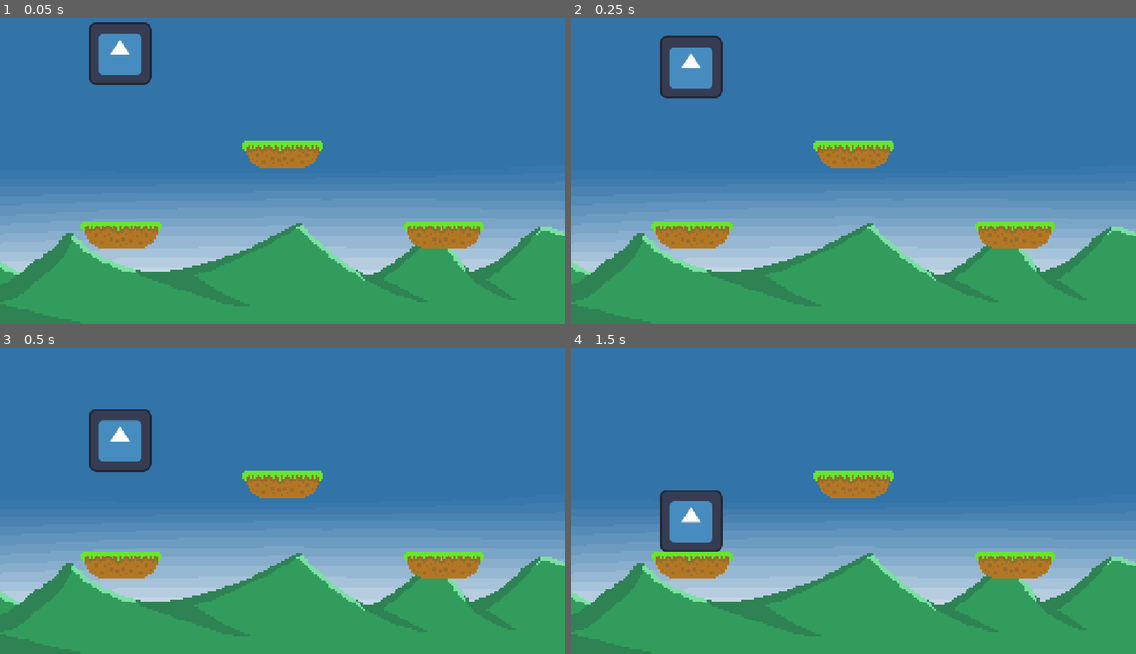
Above: before the commit, frames 1-4 (two rows, left to right).
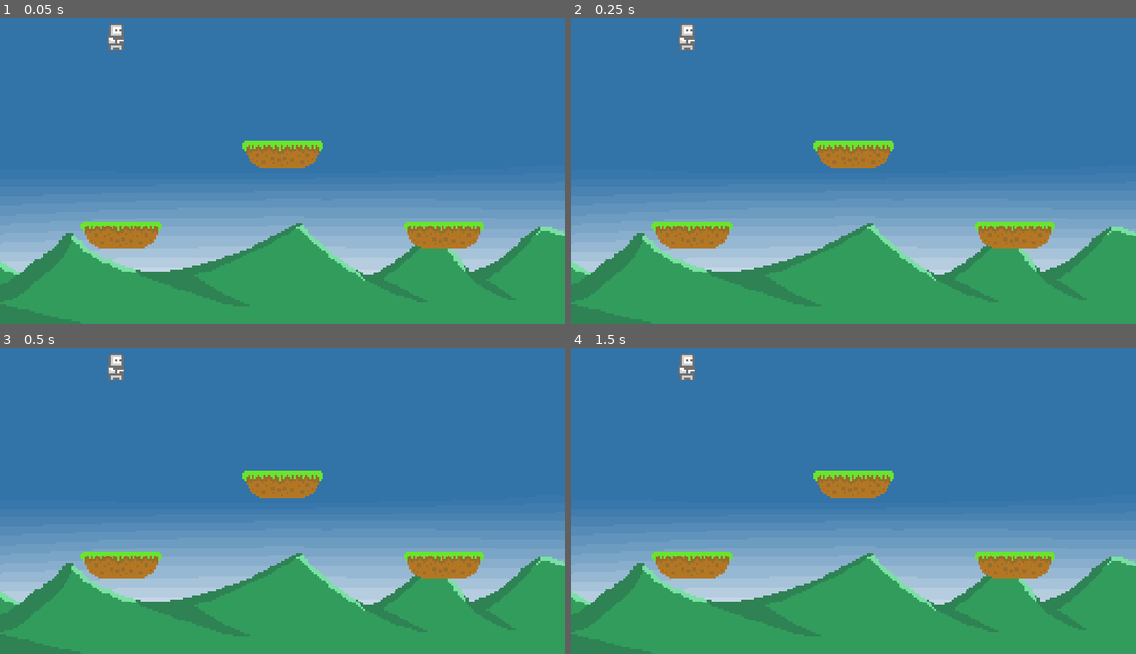
Above: after the commit, the same moments.

Repository: beltranbot/godot-multiplayer-game
Game: Godot game, scene res://Scenes/main.tscn
The game is run twice, just before and just after one commit, with the same random seed, the same clock (stepped at 60 frames per second) and the same inputs. The project has no main scene, so this scene is started directly. The engine's default icon, where the game draws it, is replaced by a stand-in: a white triangle on a blue panel in a dark square.
Inputs:
- Up to frame 1 (0.05 s): no input
- Up to frame 2 (0.25 s): no input
- Up to frame 3 (0.5 s): no input
- Up to frame 4 (1.5 s): tap Enter at 1.25 s

The runs differ from the first frame. In frame 1, 2.2% of the frame differs, in the area x 15-27%, y 1-22%; in frame 2, 2.3%; in frame 3, 2.4%, in the area x 15-27%, y 1-41%; in frame 4, 1.8%.

Commit message:
added player node

Diff:
--- a/Scenes/main.tscn
+++ b/Scenes/main.tscn
@@ -1,8 +1,8 @@
-[gd_scene load_steps=7 format=4 uid="uid://d27aylsohcuxb"]
+[gd_scene load_steps=6 format=4 uid="uid://d27aylsohcuxb"]
 
 [ext_resource type="PackedScene" uid="uid://tmfcc4cfnq2x" path="res://Scenes/background.tscn" id="1_8gbba"]
 [ext_resource type="Texture2D" uid="uid://dq50nfvdvak32" path="res://Assets/Images/Tiles.png" id="1_jjgbg"]
-[ext_resource type="Texture2D" uid="uid://cwpblcedle305" path="res://icon.svg" id="2_bo1nx"]
+[ext_resource type="PackedScene" uid="uid://b1vcpxjiep28c" path="res://Scenes/player.tscn" id="3_8gbba"]
 
 [sub_resource type="TileSetAtlasSource" id="TileSetAtlasSource_bo1nx"]
 texture = ExtResource("1_jjgbg")
@@ -26,9 +26,6 @@
 physics_layer_0/collision_layer = 1
 sources/0 = SubResource("TileSetAtlasSource_bo1nx")
 
-[sub_resource type="RectangleShape2D" id="RectangleShape2D_8gbba"]
-size = Vector2(127, 127)
-
 [node name="Main" type="Node"]
 
 [node name="Background" parent="." instance=ExtResource("1_8gbba")]
@@ -40,12 +37,5 @@
 tile_map_data = PackedByteArray("AAADAAgAAAAAAAEAAAAEAAgAAAAAAAAAAAAFAAgAAAABAAEAAAAJAAUAAAAAAAEAAAAKAAUAAAAAAAAAAAALAAUAAAABAAEAAAAPAAgAAAAAAAEAAAAQAAgAAAAAAAAAAAARAAgAAAABAAEAAAA=")
 tile_set = SubResource("TileSet_8gbba")
 
-[node name="RigidBody2D" type="RigidBody2D" parent="."]
-position = Vector2(244, 94)
-
-[node name="Sprite2D" type="Sprite2D" parent="RigidBody2D"]
-texture = ExtResource("2_bo1nx")
-
-[node name="CollisionShape2D" type="CollisionShape2D" parent="RigidBody2D"]
-position = Vector2(-0.5, -0.5)
-shape = SubResource("RectangleShape2D_8gbba")
+[node name="Player" parent="." instance=ExtResource("3_8gbba")]
+position = Vector2(235, 62)
--- /dev/null
+++ b/Scenes/player.tscn
@@ -0,0 +1,18 @@
+[gd_scene load_steps=3 format=3 uid="uid://b1vcpxjiep28c"]
+
+[ext_resource type="Texture2D" uid="uid://cvhauh6ebymp7" path="res://Assets/Images/Player.png" id="1_v0iea"]
+
+[sub_resource type="RectangleShape2D" id="RectangleShape2D_jjvhh"]
+size = Vector2(8.5, 14)
+
+[node name="Player" type="CharacterBody2D"]
+scale = Vector2(4, 4)
+
+[node name="CollisionShape2D" type="CollisionShape2D" parent="."]
+shape = SubResource("RectangleShape2D_jjvhh")
+
+[node name="Sprite2D" type="Sprite2D" parent="."]
+texture_filter = 1
+texture = ExtResource("1_v0iea")
+hframes = 5
+region_rect = Rect2(0, 0, 43, 14)
